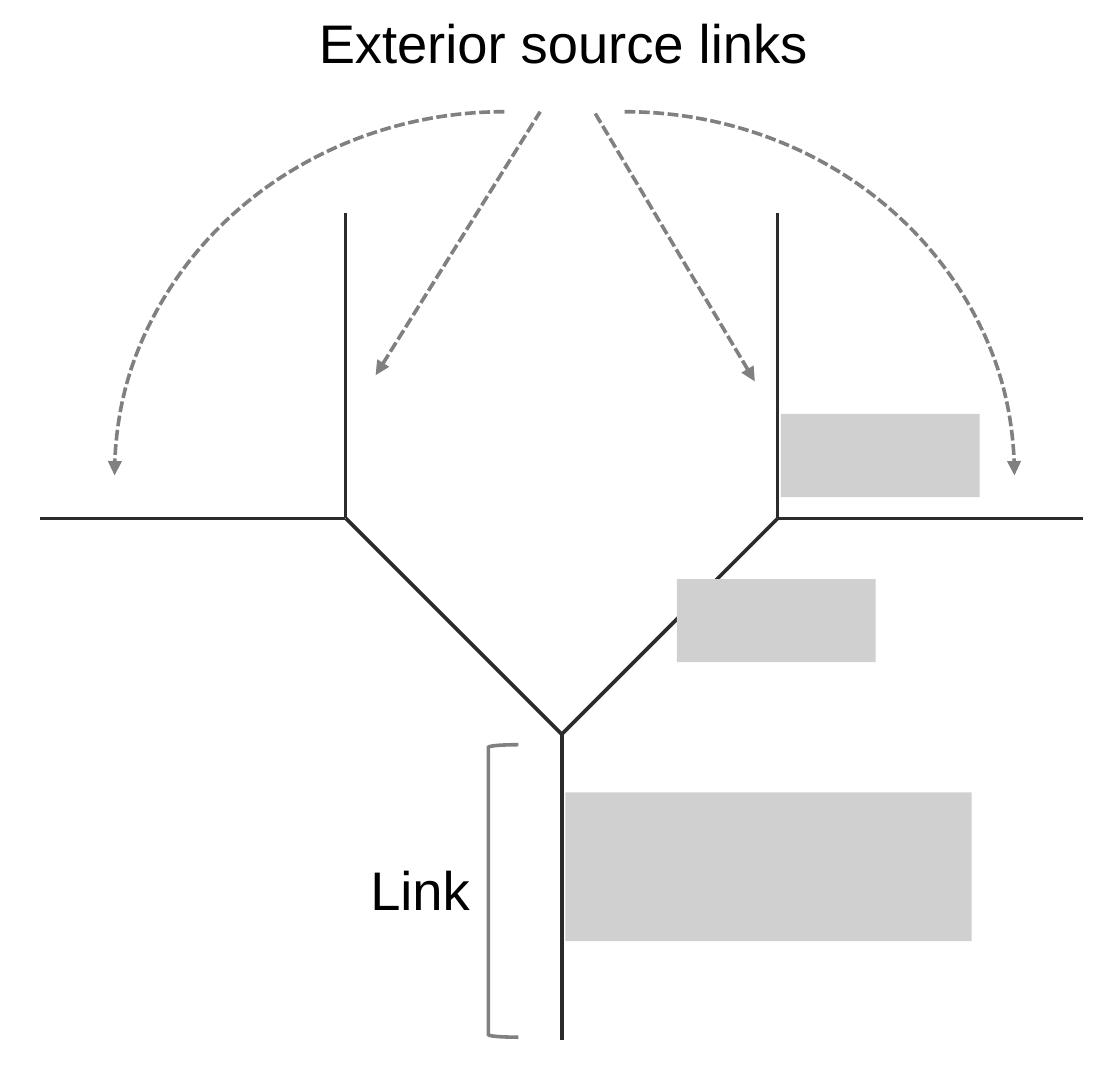
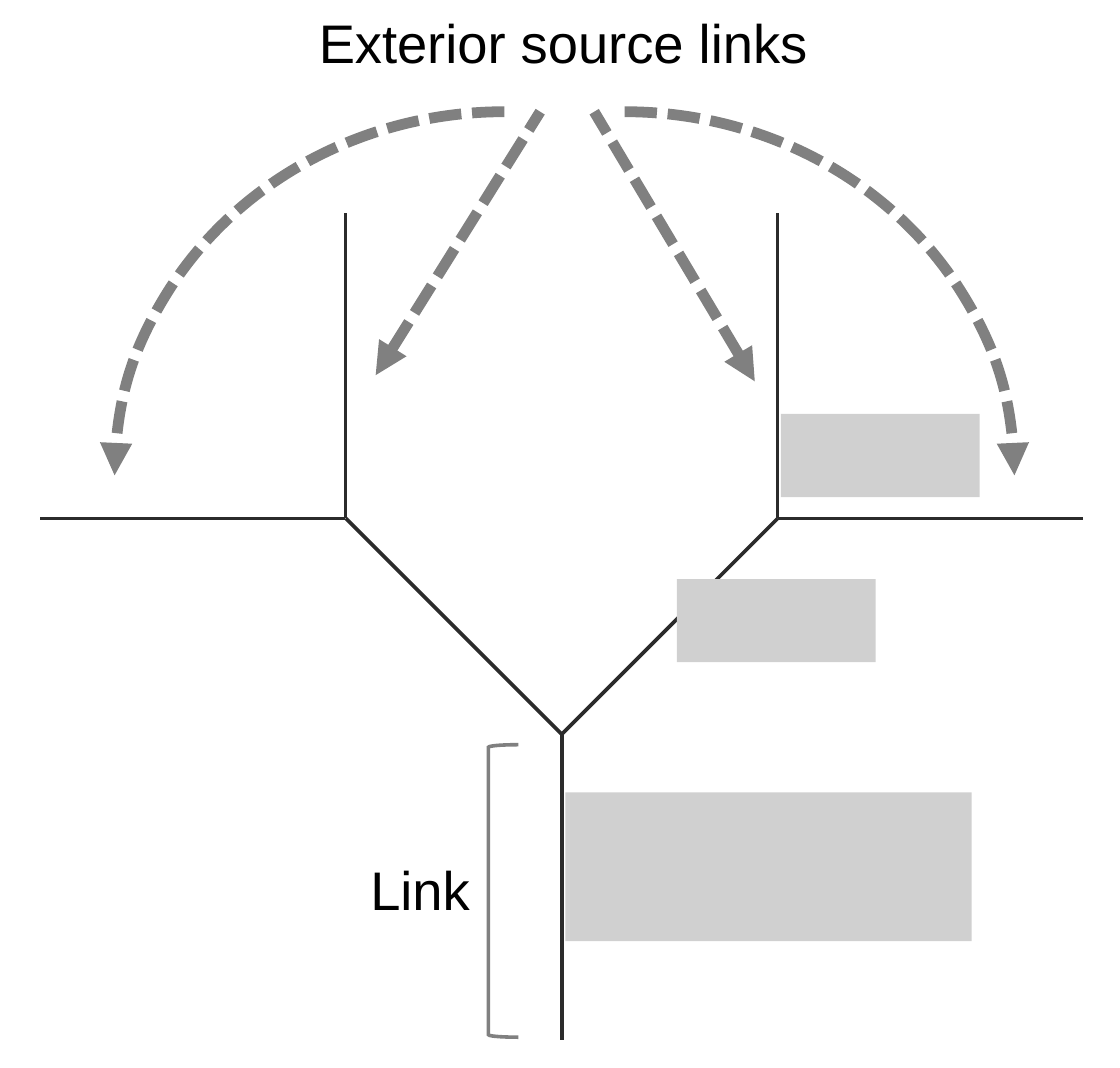
Before and after one commit to aterui/public-proj_fcl-river-synthesis, a slide deck: slide 1 of tex/figure_si_magnitude.pptx. Drawn at 1120x1068 pixels with LibreOffice and Linux fonts; fonts in the diff are those of the drawing; grey boxes stand for pictures. Boxes give left, top, right and bottom in pixels: in the first picture for what was removed or moved away, otherwise in the second. Text is boxed around its words. In the diff, an @@ line names an element or a change of style, - is before the commit and + after.

```diff
--- a/tex/figure_si_magnitude.pptx
+++ b/tex/figure_si_magnitude.pptx
@@ arc (boxed as its full ellipse) at (114, 112, 893, 839): outline #808080 1.5 pt dashed to #808080 4.5 pt dashed @@
@@ arc (boxed as its full ellipse) at (234, 112, 1013, 839): outline #808080 1.5 pt dashed to #808080 4.5 pt dashed @@
@@ arrow (376, 376) - (541, 112): stroke #808080 1.5 pt dashed to #808080 4.5 pt dashed @@
@@ arrow (755, 381) - (594, 112): stroke #808080 1.5 pt dashed to #808080 4.5 pt dashed @@
```
Also in this commit, not shown: 1 other file.
